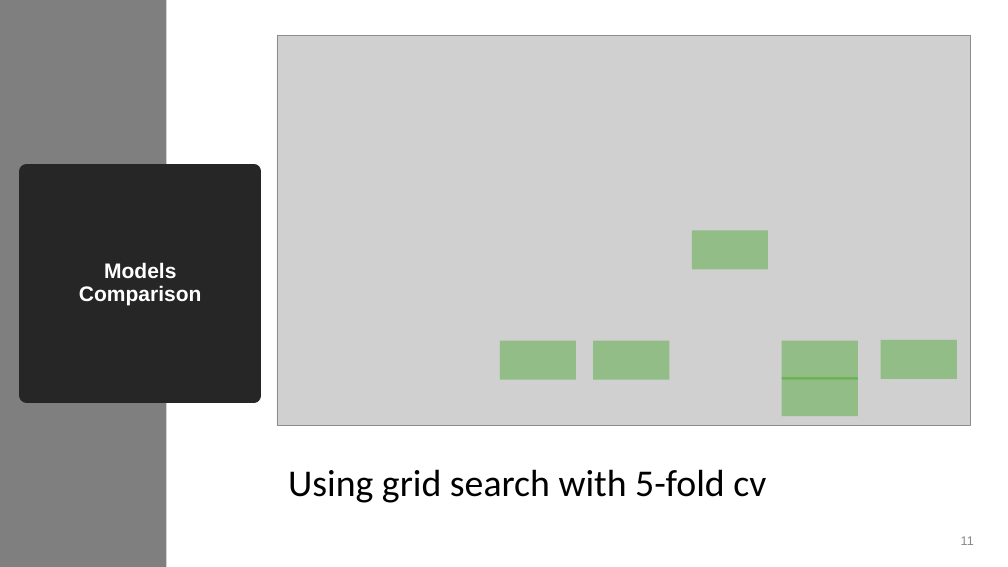
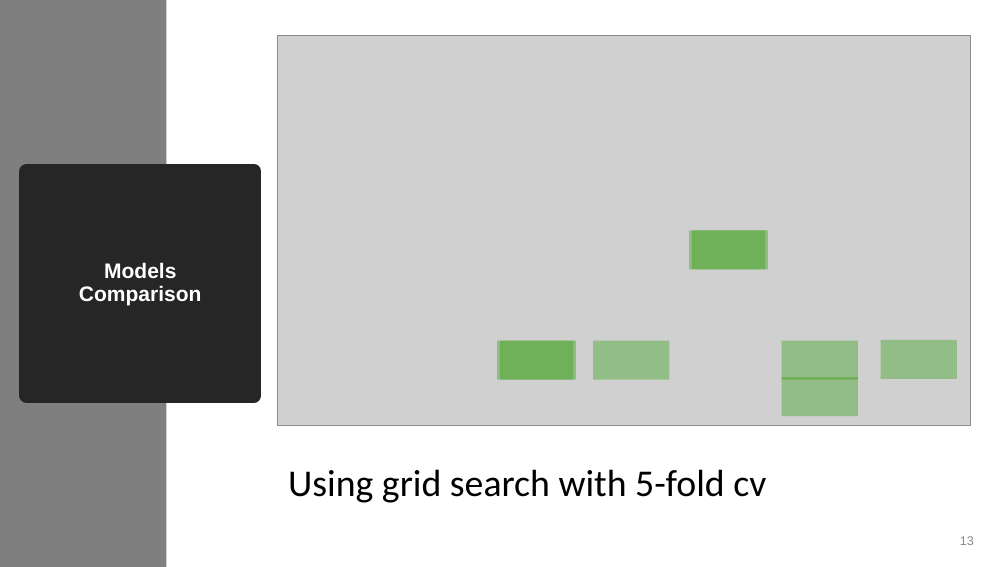
Before and after one commit to AndroZa0812/NayaProject4, a slide deck: slide 13 of Classification Project.pptx (slide 11 before the commit). Drawn at 1008x567 pixels with LibreOffice and Linux fonts; fonts in the diff are those of the drawing; grey boxes stand for pictures. Boxes give left, top, right and bottom in pixels: in the first picture for what was removed or moved away, otherwise in the second. Text is boxed around its words. In the diff, an @@ line names an element or a change of style, - is before the commit and + after.

```diff
--- a/Classification Project.pptx
+++ b/Classification Project.pptx
@@ rectangle added at (690, 231, 766, 270), fill #38A117 at 40% opacity @@
@@ rectangle added at (498, 341, 574, 380), fill #38A117 at 40% opacity @@
@@ page number at (960, 536, 974, 545): text changed @@
-11
+13
```
Also in this commit, not shown: 2 other slides changed, 2 slides added, 4 other files.
